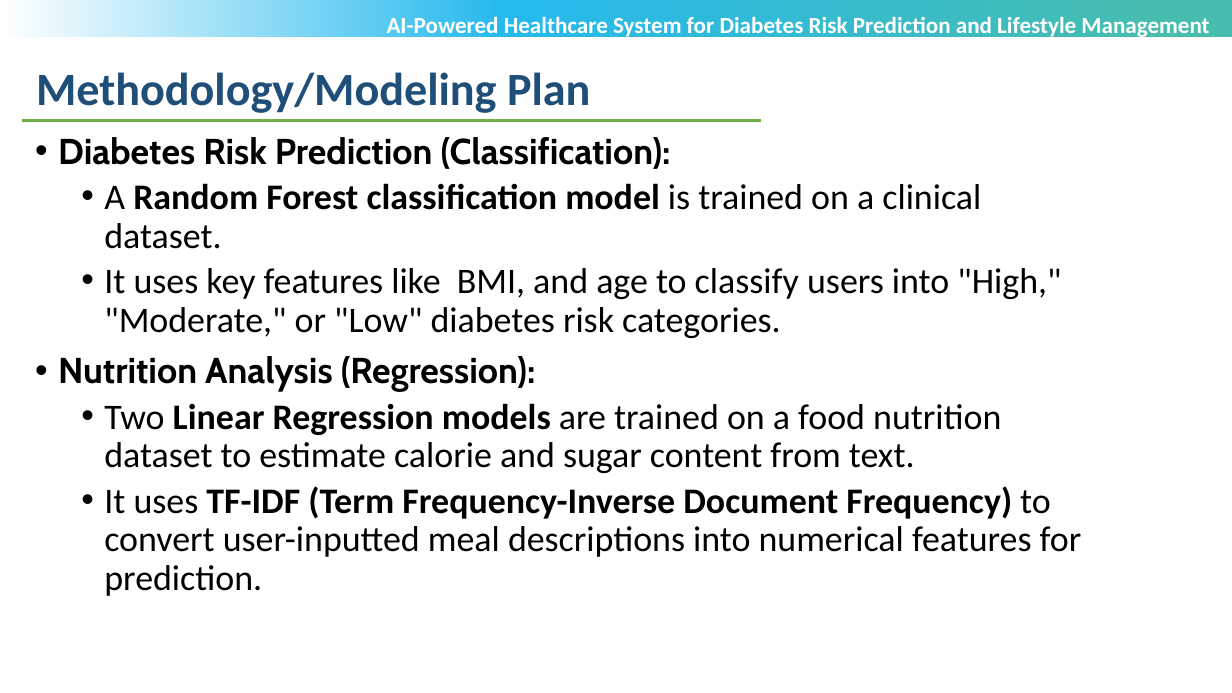
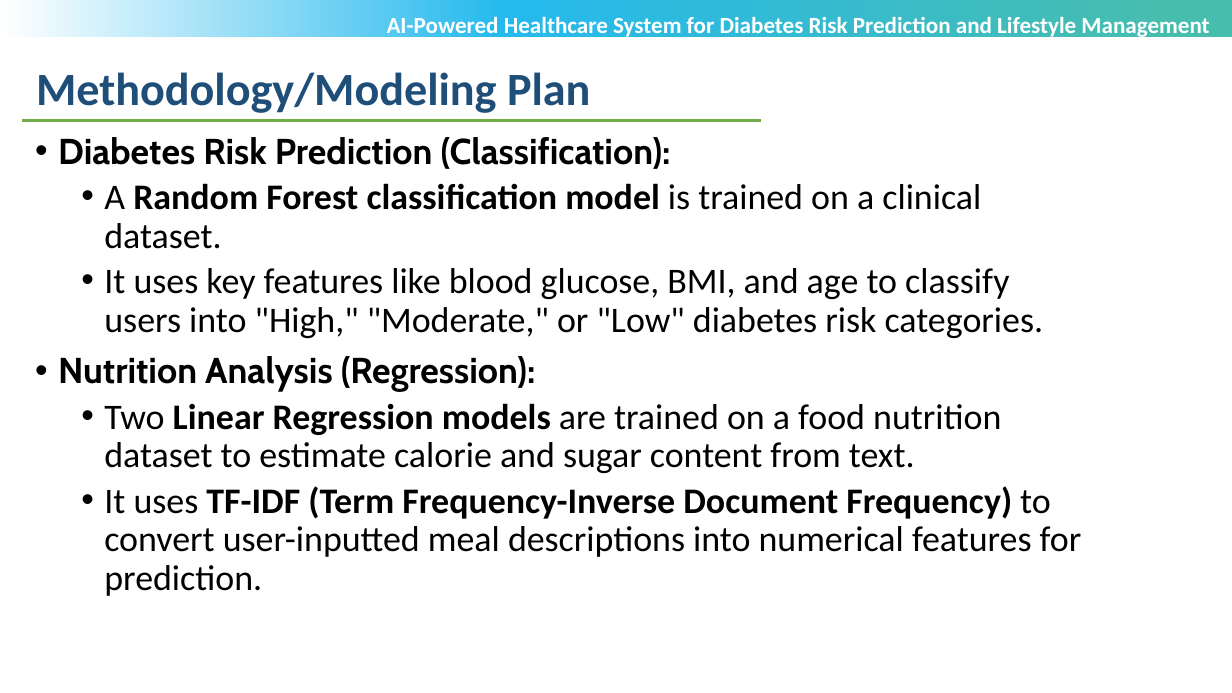
Before and after one commit to Nivyasreec/files, a slide deck: slide 9 of Review_2_AI-Powered Healthcare System for Diabetes Risk Prediction and Lifestyle management Management.pptx. Drawn at 1232x693 pixels with LibreOffice and Linux fonts; fonts in the diff are those of the drawing; background and template pictures are left out. Boxes give left, top, right and bottom in pixels: in the first picture for what was removed or moved away, otherwise in the second. Text is boxed around its words. In the diff, an @@ line names an element or a change of style, - is before the commit and + after.

```diff
--- a/Review_2_AI-Powered Healthcare System for Diabetes Risk Prediction and Lifestyle management Management.pptx
+++ b/Review_2_AI-Powered Healthcare System for Diabetes Risk Prediction and Lifestyle management Management.pptx
@@ text at box(104, 268, 1043, 338): text changed @@
-  • It uses key features like BMI, and age to classify users into "High," "Moderate," or "Low" diabetes risk categories.
+  • It uses key features like blood glucose, BMI, and age to classify users into "High," "Moderate," or "Low" diabetes risk categories.
```
Also in this commit, not shown: 1 other slide changed, 2 other files.
